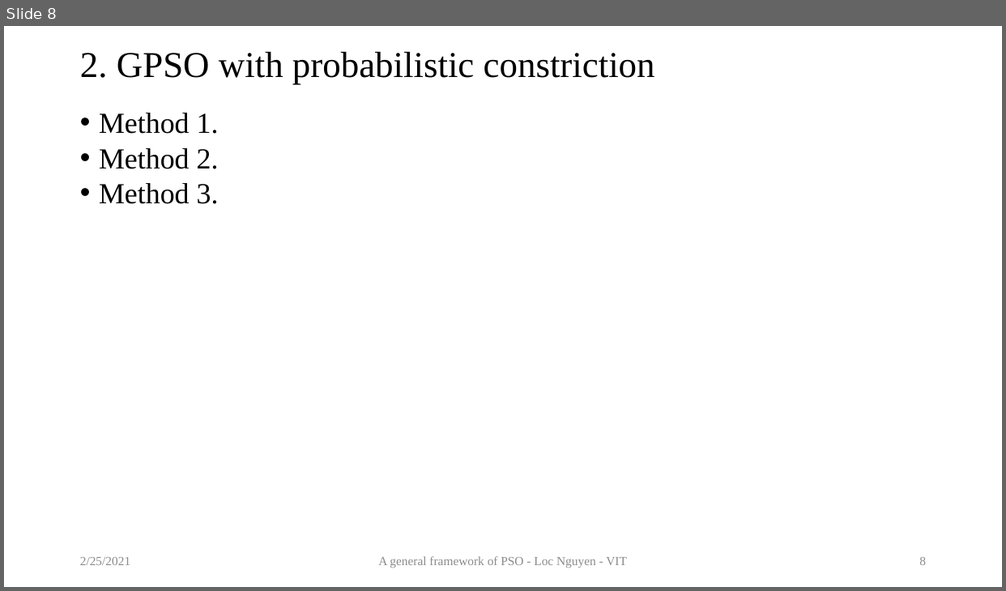
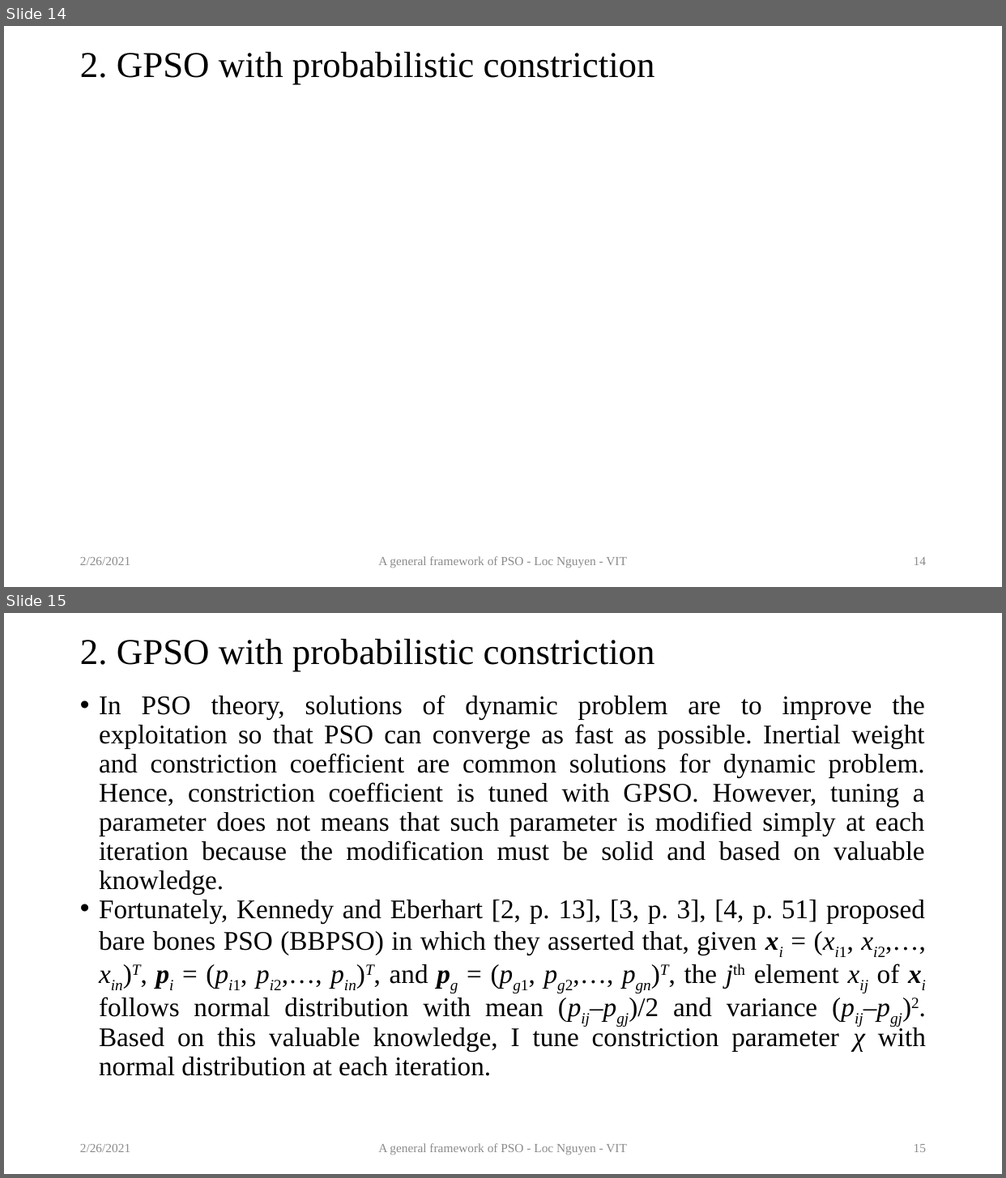
Before and after one commit to locnguyenacademic/sim, a slide deck: 2_design/pso/GeneralPSO.pptx. Shown one above the other, each under a label of ours: slide 8 before the commit, slides 14 and 15 after it. The pictures are 1006x591 and 1006x1178 pixels, drawn with LibreOffice and Linux fonts; fonts in the diff are those of the drawing; grey boxes stand for pictures. Boxes give left, top, right and bottom in pixels: in the first picture for what was removed or moved away, otherwise in the second. Text is boxed around its words. In the diff, an @@ line names an element or a change of style, - is before the commit and + after.

```diff
--- a/2_design/pso/GeneralPSO.pptx
+++ b/2_design/pso/GeneralPSO.pptx
@@ slide 15 added at bbox=[4, 613, 1002, 1174], background #FFFFFF @@
@@ title added at bbox=[80, 638, 655, 671], 35 pt, text #000000 @@
+2. GPSO with probabilistic constriction
@@ text added at bbox=[99, 695, 926, 1076], 25.9 pt, text #000000 @@
+• In PSO theory, solutions of dynamic problem are to improve the exploitation so that PSO can converge as fast as possible. Inertial weight and constriction coefficient are common solutions for dynamic problem. Hence, constriction coefficient is tuned with GPSO. However, tuning a parameter does not means that such parameter is modified simply at each iteration because the modification must be solid and based on valuable knowledge.
+• Fortunately, Kennedy and Eberhart [2, p. 13], [3, p. 3], [4, p. 51] proposed bare bones PSO (BBPSO) in which they asserted that, given xi = (xi1, xi2,…, xin)T, pi = (pi1, pi2,…, pin)T, and pg = (pg1, pg2,…, pgn)T, the jth element xij of xi follows normal distribution with mean (pij–pgj)/2 and variance (pij–pgj)2. Based on this valuable knowledge, I tune constriction parameter χ with normal distribution at each iteration.
@@ text added at bbox=[80, 1144, 130, 1152], 12 pt, text #8C8C8C @@
+2/26/2021
@@ text added at bbox=[378, 1144, 627, 1155], 12 pt, text #8C8C8C @@
+A general framework of PSO - Loc Nguyen - VIT
@@ page number added at bbox=[914, 1144, 926, 1152], 12 pt, text #8C8C8C @@
+15
@@ what was slide 8 is now slide 14 @@
@@ slide 14 changed as well @@
@@ text removed at bbox=[99, 113, 219, 204] @@
-• Method 1.
-• Method 2.
-• Method 3.
@@ text at bbox=[80, 557, 130, 565]: text changed @@
-2/25/2021
+2/26/2021
@@ page number at bbox=[914, 557, 926, 565]: text changed @@
-8
+14
```
Also in this commit, not shown: 11 other slides changed, 9 other slides added, 2 other files.
